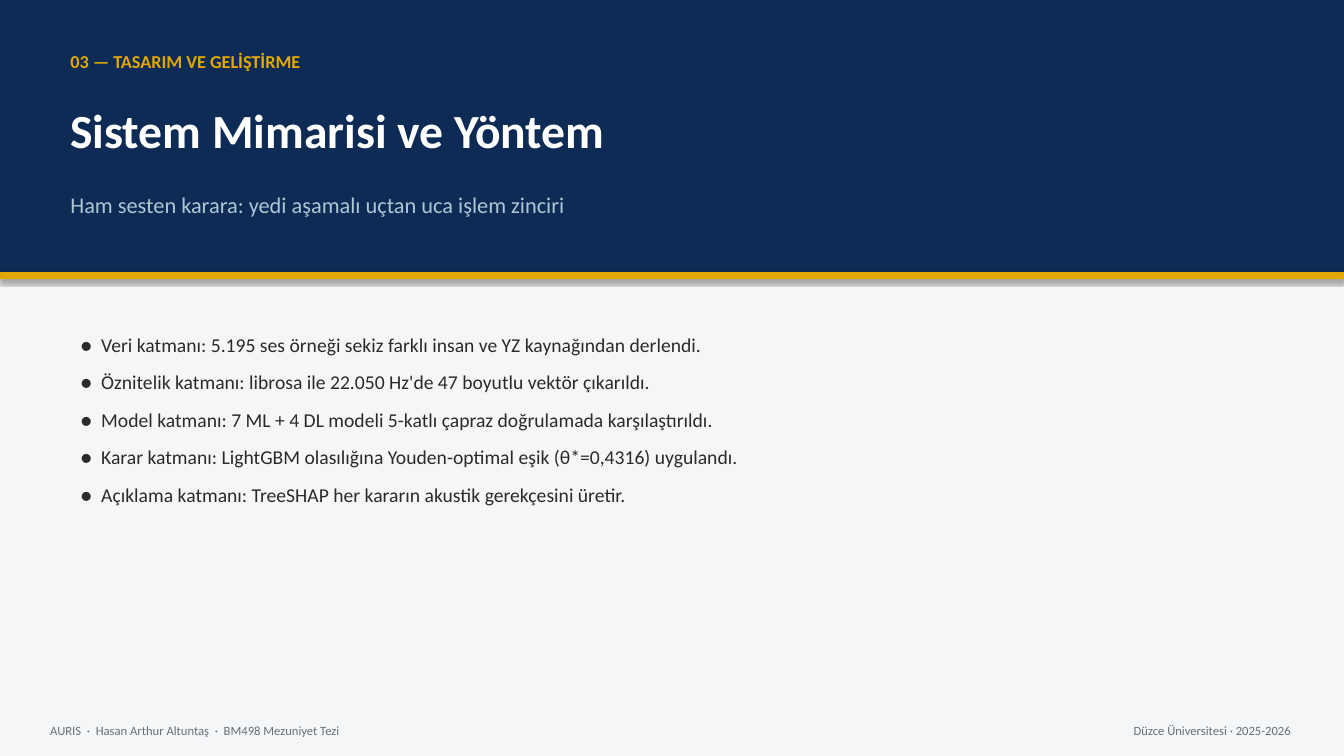
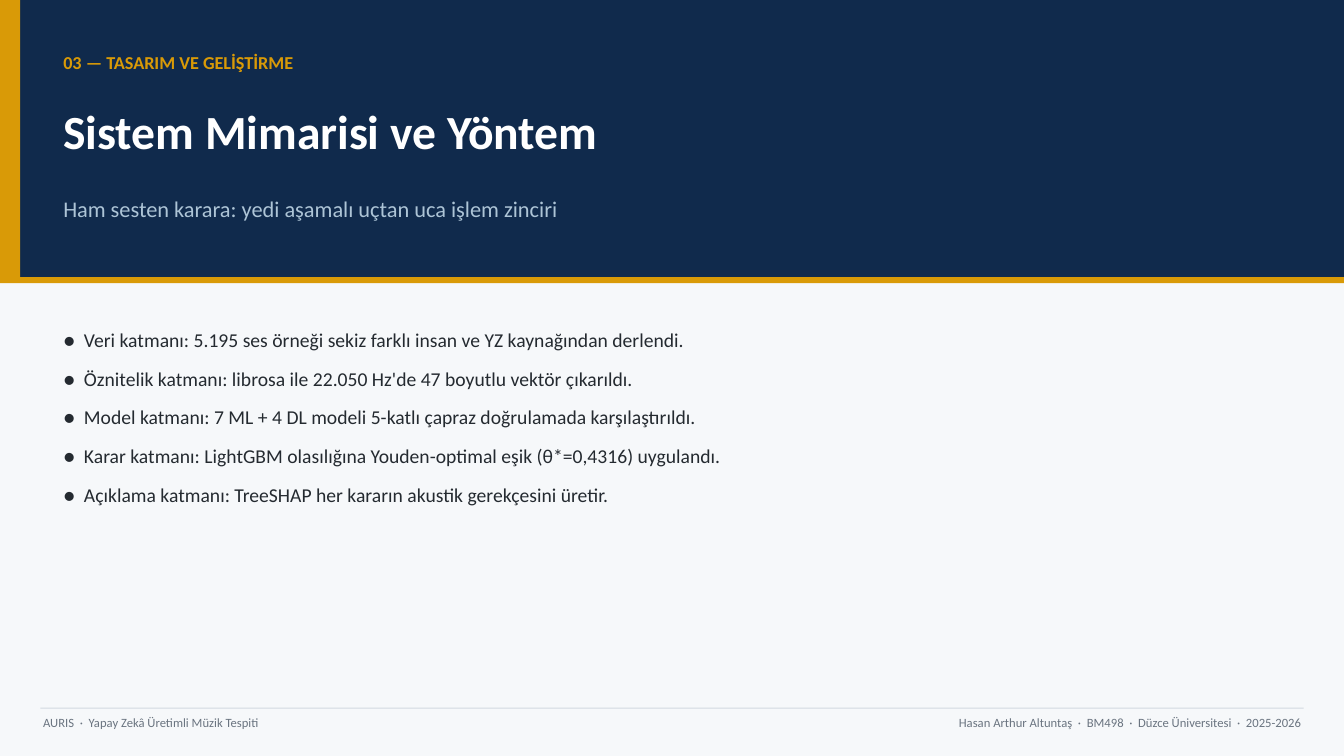
Before and after one commit to Rtur2003/CrownCode, a slide deck: slide 1 of docs/academic/TeslimEdilecekler/Sunumlar/03_Tasarim_ve_Gelistirme_Sunumu.pptx. Drawn at 1344x756 pixels with LibreOffice and Linux fonts; fonts in the diff are those of the drawing. Boxes give left, top, right and bottom in pixels: in the first picture for what was removed or moved away, otherwise in the second. Text is boxed around its words. In the diff, an @@ line names an element or a change of style, - is before the commit and + after.

```diff
--- a/docs/academic/TeslimEdilecekler/Sunumlar/03_Tasarim_ve_Gelistirme_Sunumu.pptx
+++ b/docs/academic/TeslimEdilecekler/Sunumlar/03_Tasarim_ve_Gelistirme_Sunumu.pptx
@@ background #F4F6F8 to #F6F8FA @@
@@ rectangle: place and size @@
-rectangle at box(0, 0, 1344, 272)
+rectangle at box(0, 0, 1344, 277)
@@ rectangle at box(0, 0, 1344, 277): fill #0D2B55 to #102A4C; shadow off @@
@@ rectangle added at box(0, 0, 20, 277), fill #D99A07 @@
@@ text "03 — TASARIM VE GELİŞTİRME" at box(63, 55, 293, 72): text colour #E0A800 to #D99A07 @@
@@ text "Sistem Mimarisi ve Yöntem": place and size @@
-text "Sistem Mimarisi ve Yöntem" at box(70, 114, 604, 149)
+text "Sistem Mimarisi ve Yöntem" at box(63, 115, 597, 150)
@@ text "Ham sesten karara: yedi aşamalı ...": place and size @@
-text "Ham sesten karara: yedi aşamalı ..." at box(70, 197, 564, 217)
+text "Ham sesten karara: yedi aşamalı ..." at box(63, 201, 557, 221)
@@ text "Ham sesten karara: yedi aşamalı ..." at box(63, 201, 557, 221): text colour #AEC6D6 to #ADC4D6 @@
@@ rectangle: place and size @@
-rectangle at box(0, 272, 1344, 279)
+rectangle at box(0, 277, 1344, 283)
@@ rectangle at box(0, 277, 1344, 283): fill #E0A800 to #D99A07; shadow off @@
@@ text "● Veri katmanı: 5.195 ses ...": place and size @@
-text "● Veri katmanı: 5.195 ses ..." at box(101, 338, 737, 506)
+text "● Veri katmanı: 5.195 ses ..." at box(84, 333, 720, 506)
@@ text "● Veri katmanı: 5.195 ses ..." at box(84, 333, 720, 506): text colour #2A2A2A to #242A30; more space between paragraphs @@
@@ rectangle added at box(40, 708, 1304, 709), fill #D2D9E0 @@
@@ text added at box(43, 717, 259, 729), 9 pt, text #6A7480 @@
+AURIS · Yapay Zekâ Üretimli Müzik Tespiti
@@ text at box(959, 717, 1301, 729): text changed; text colour #66707A to #6A7480 @@
-Düzce Üniversitesi · 2025-2026
+Hasan Arthur Altuntaş · BM498 · Düzce Üniversitesi · 2025-2026
@@ text removed at box(50, 726, 339, 737) @@
-AURIS · Hasan Arthur Altuntaş · BM498 Mezuniyet Tezi
```
Also in this commit, not shown: 6 other slides changed, 4 other files.
